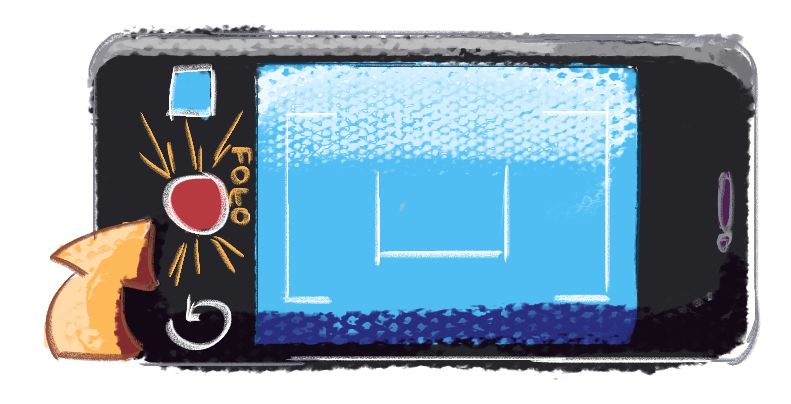
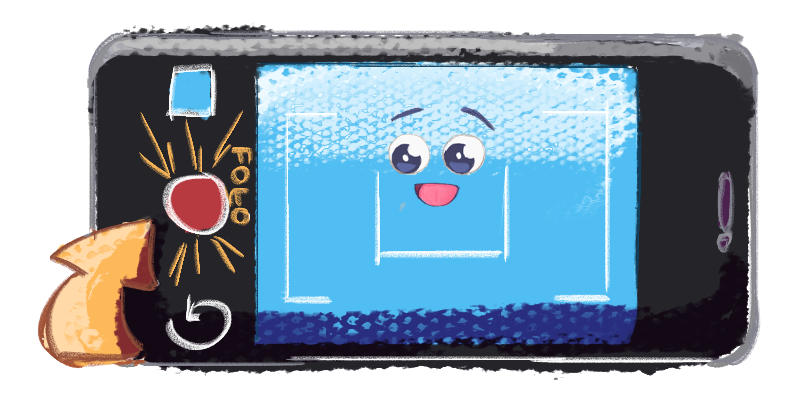
The second 791 x 404 image is a revision of the first. Changes to its layers:
removed layer "3" over [43, 22, 759, 380]
added layer "Layer 3" above "Layer 2" over [43, 22, 759, 380]
added layer "Layer 2" above "Layer 1" over [38, 22, 759, 380]
added layer "Layer 1" over [37, 36, 757, 380]
